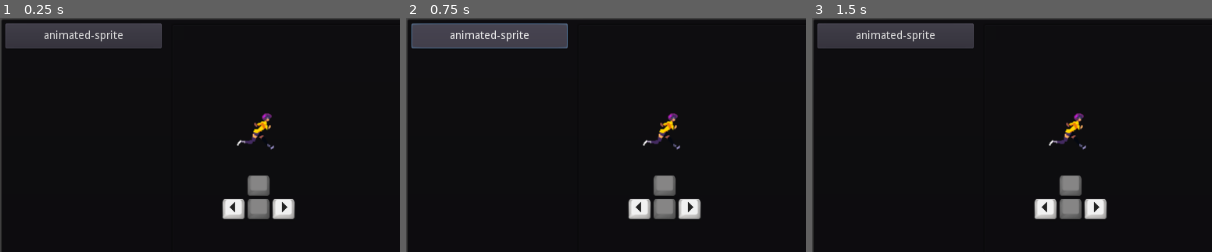
Above: before the commit, frames 1-3 (left to right).
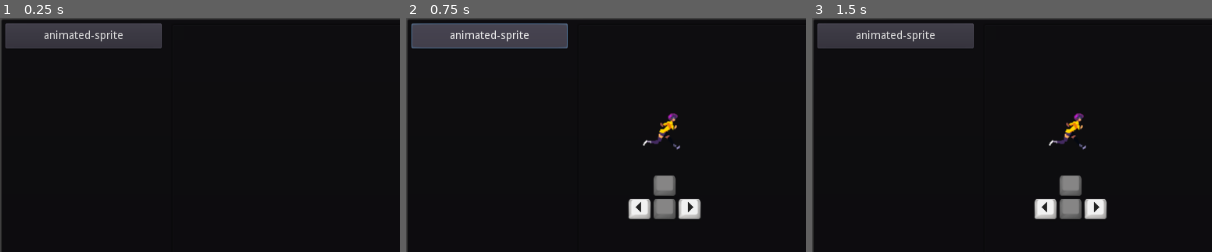
Above: after the commit, the same moments.

Repository: graydwarf/gc-2d-sprite-animations
Game: Godot game, scene res://2d-sprite-animation-examples.tscn
The game is run twice, just before and just after one commit, with the same random seed, the same clock (stepped at 60 frames per second) and the same inputs.
Inputs (mouse positions are % of the whole screen's width and height, from its top left):
- Up to frame 1 (0.25 s): no input
- Up to frame 2 (0.75 s): click "animated-sprite" at 0.5 s
- Up to frame 3 (1.5 s): click (29, 41) at 1.25 s
The pictures show only the part of the screen within x 0-50%, y 0-50%; the shares and areas given below are measured in that part.

The runs differ from the first frame. In frame 1, 2.3% of the frame differs, in the area x 55-74%, y 40-86%; in frame 2, nothing differs; in frame 3, nothing differs.

Commit message:
Hid animated-sprite example by default

Diff:
--- a/examples/animated-sprite.gd
+++ b/examples/animated-sprite.gd
@@ -4,7 +4,7 @@
 # Keyboard Buttons: https://docs.godotengine.org/en/stable/classes/class_animatedsprite.html
 # Animated Sprite Tutorial: https://docs.godotengine.org/en/stable/tutorials/2d/2d_sprite_animation.html
 
-onready var _animated_sprite = $AnimatedSprite
+onready var _animatedSprite = $AnimatedSprite
 var _facingDirection = ""
 
 var _listOfEventKeysForUiLeft : Array
@@ -23,15 +23,15 @@
 		StopMovement()
 
 func MoveInDirection(dir):
-	_animated_sprite.play("run")
+	_animatedSprite.play("run")
 	_facingDirection = dir
 	if dir == "Left":
-		_animated_sprite.flip_h = true
+		_animatedSprite.flip_h = true
 	else:
-		_animated_sprite.flip_h = false
+		_animatedSprite.flip_h = false
 
 func StopMovement():
-	_animated_sprite.stop()
+	_animatedSprite.stop()
 	_facingDirection = ""
 
 # Note: These key bindings can normally be done through
--- a/support/examples.tscn
+++ b/support/examples.tscn
@@ -63,3 +63,4 @@
 size_flags_vertical = 3
 
 [node name="animated-sprite" parent="HSplitContainer/PanelContainer" instance=ExtResource( 1 )]
+visible = false
Not shown, changed: gc-2d-sprite-animations.pck
